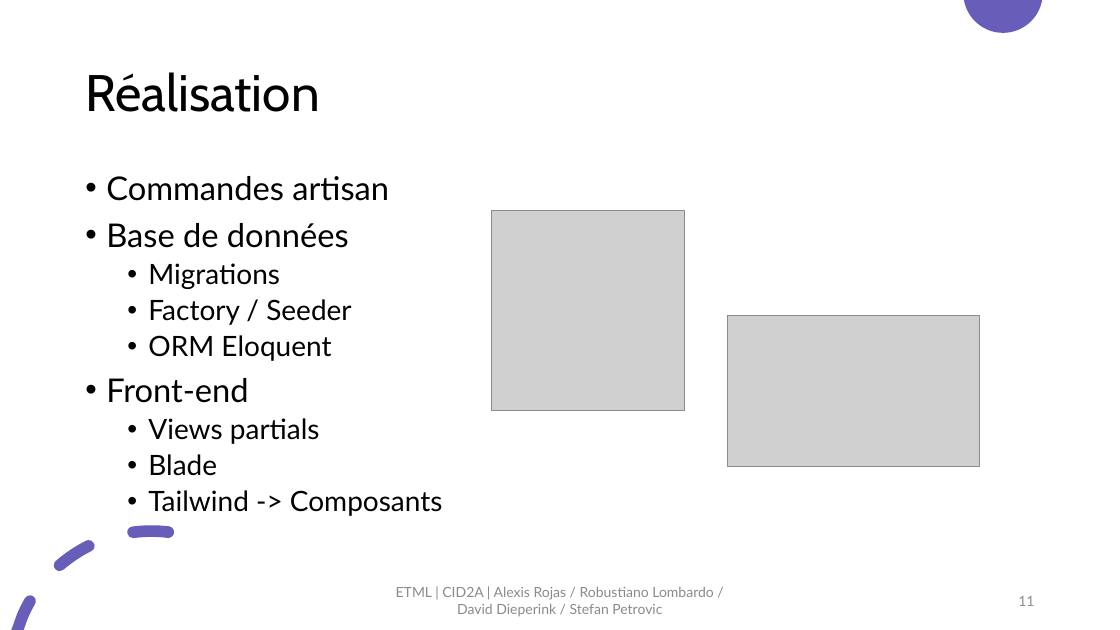
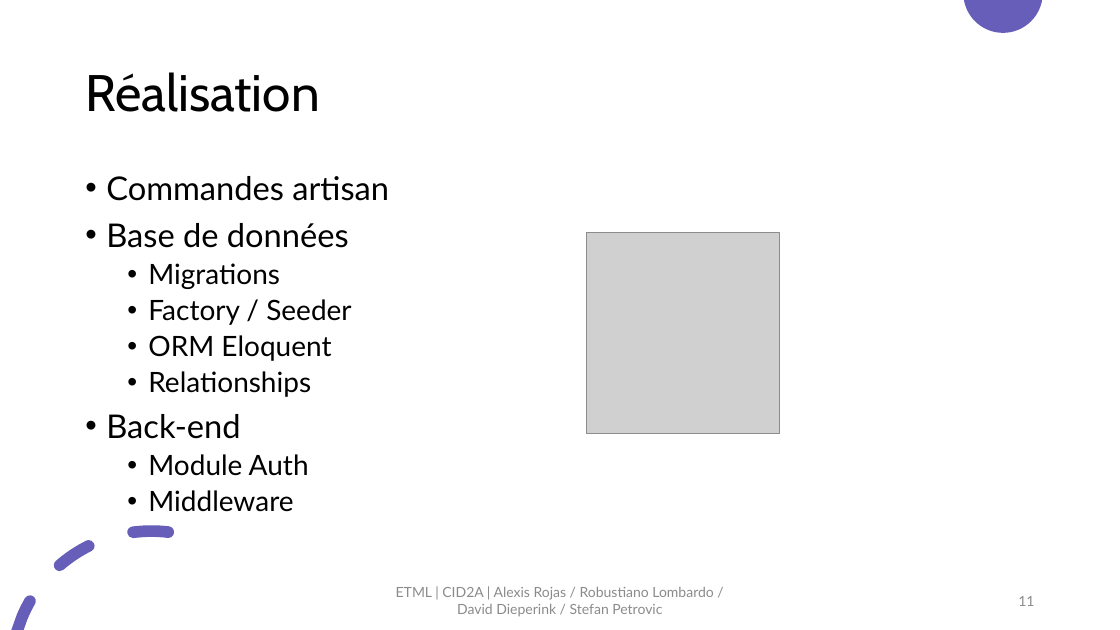
Before and after one commit to Alexis1476/etml-i151-web2, a slide deck: slide 11 of documentation/work-file/P-P-040-AlexisDavidStefanRobustiano-web2.pptx. Drawn at 1120x630 pixels with LibreOffice and Linux fonts; fonts in the diff are those of the drawing; grey boxes stand for pictures. Boxes give left, top, right and bottom in pixels: in the first picture for what was removed or moved away, otherwise in the second. Text is boxed around its words. In the diff, an @@ line names an element or a change of style, - is before the commit and + after.

Commit message:
Màj présentation

```diff
--- a/documentation/work-file/P-P-040-AlexisDavidStefanRobustiano-web2.pptx
+++ b/documentation/work-file/P-P-040-AlexisDavidStefanRobustiano-web2.pptx
@@ picture: place and size @@
-picture at bbox=[492, 211, 685, 412]
+picture at bbox=[586, 233, 779, 434]
@@ picture removed at bbox=[728, 315, 980, 466] @@
@@ text at bbox=[106, 371, 311, 512]: text changed @@
-• Front-end
-  • Views partials
-  • Blade
-  • Tailwind -> Composants
+  • Relationships
+• Back-end
+  • Module Auth
+  • Middleware
```
Also in this commit, not shown: 3 other slides changed, 1 slide added.
